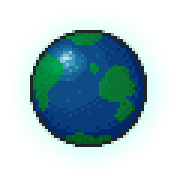
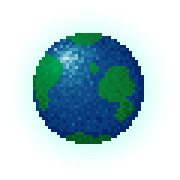
Layered file, before and after one edit (180px x 180px). Changes by layer:
painted on "Layer" over [30, 30, 147, 147]
